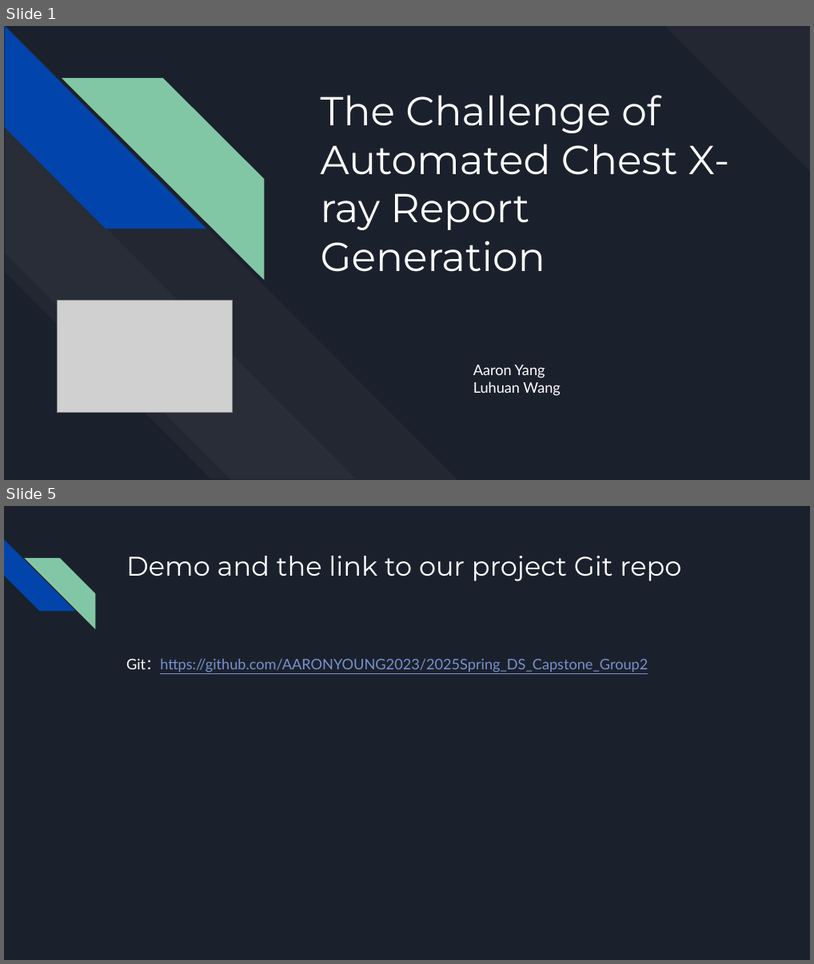
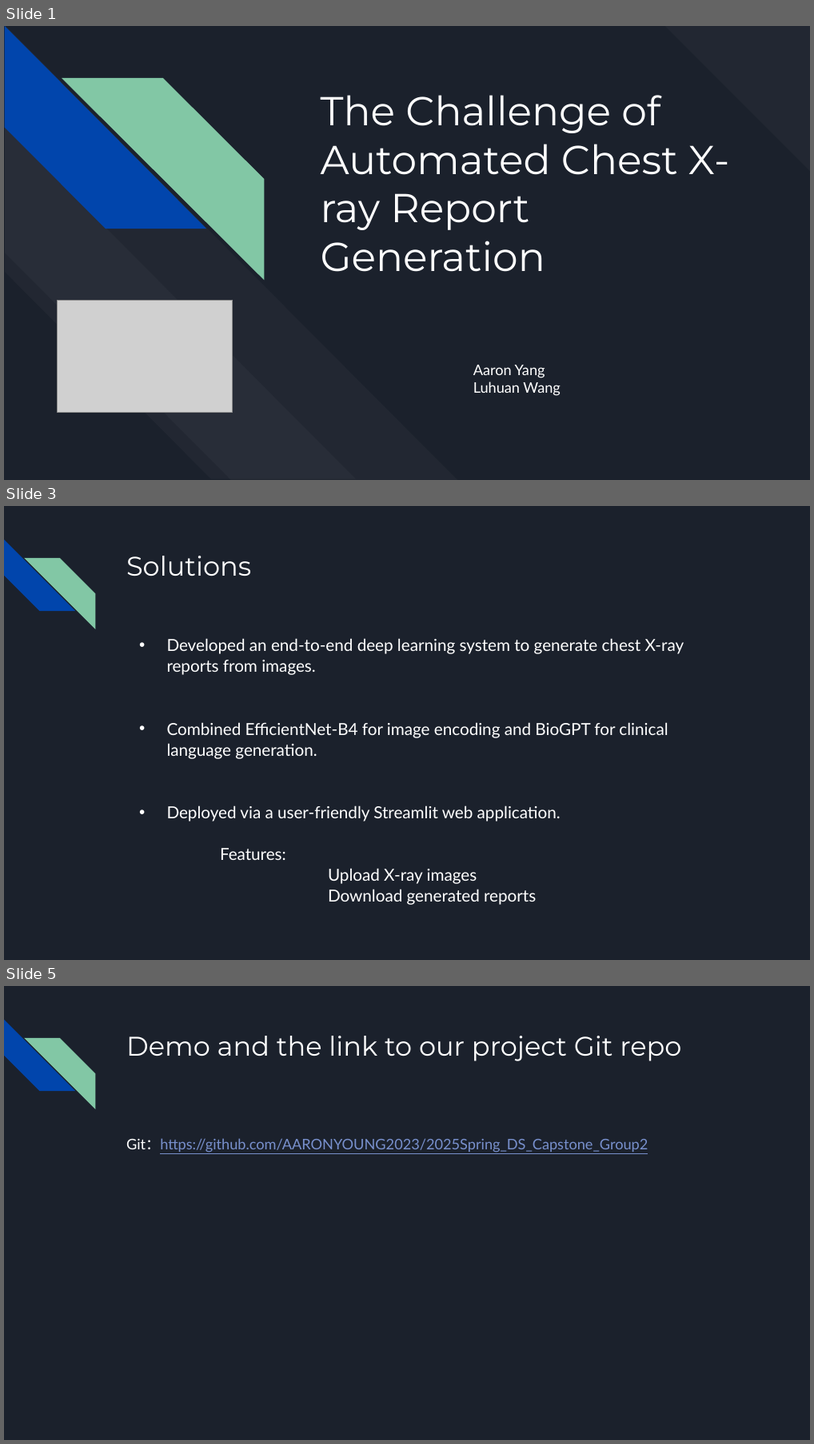
Before and after one commit to AARONYOUNG2023/2025Spring_DS_Capstone_Group2, a slide deck: presentation_slides/The Challenge of Automated Chest X-ray Report Generation.pptx. Shown one above the other, each under a label of ours: slides 1 and 5 before the commit, slides 1, 3 and 5 after it; the slides between them are not shown. The pictures are 814x964 and 814x1444 pixels, drawn with LibreOffice and Linux fonts; fonts in the diff are those of the drawing; grey boxes stand for pictures. Boxes give left, top, right and bottom in pixels: in the first picture for what was removed or moved away, otherwise in the second. Text is boxed around its words. In the diff, an @@ line names an element or a change of style, - is before the commit and + after.

```diff
--- a/presentation_slides/The Challenge of Automated Chest X-ray Report Generation.pptx
+++ b/presentation_slides/The Challenge of Automated Chest X-ray Report Generation.pptx
@@ slide 3 added at bbox=[4, 506, 810, 960], background #1B212C; not listed: 2 template elements that a slide beside it also shows @@
@@ title added at bbox=[126, 556, 251, 576], 24 pt, text #FFFFFF @@
+Solutions
@@ text added at bbox=[167, 638, 685, 904], 14.8 pt, text #FFFFFF @@
+• Developed an end-to-end deep learning system to generate chest X-ray reports from images.
+• Combined EfficientNet-B4 for image encoding and BioGPT for clinical language generation.
+• Deployed via a user-friendly Streamlit web application.
+Features:
+  Upload X-ray images
+  Download generated reports
```
Also in this commit, not shown: 1 slide changed, 1 other slide added, 2 slides removed, 1 other file.
